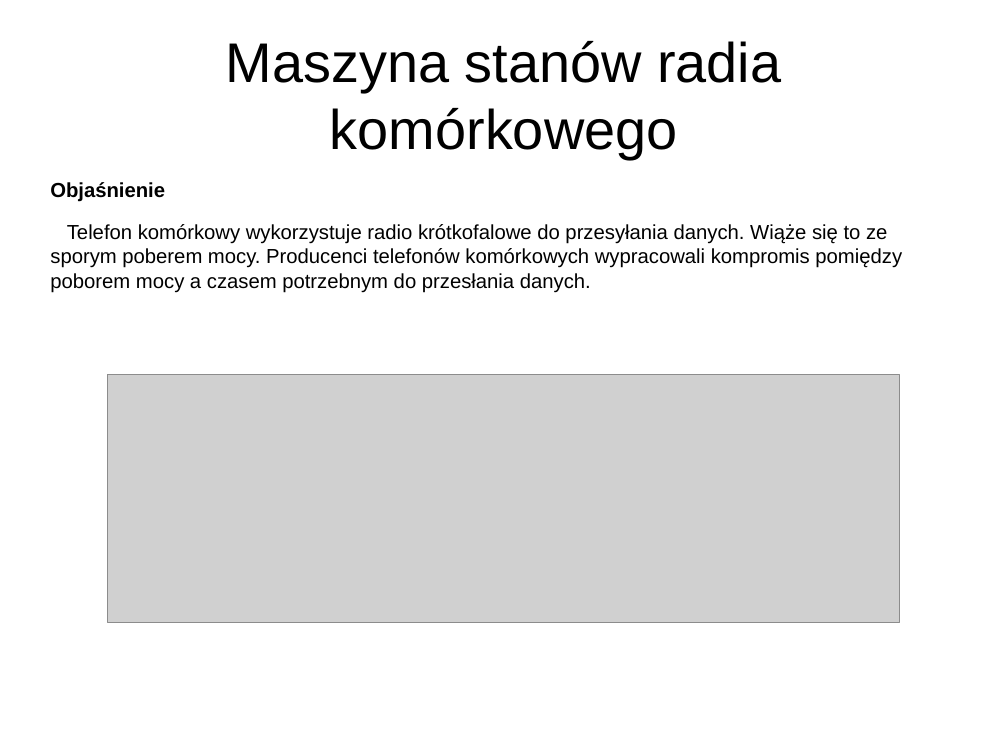
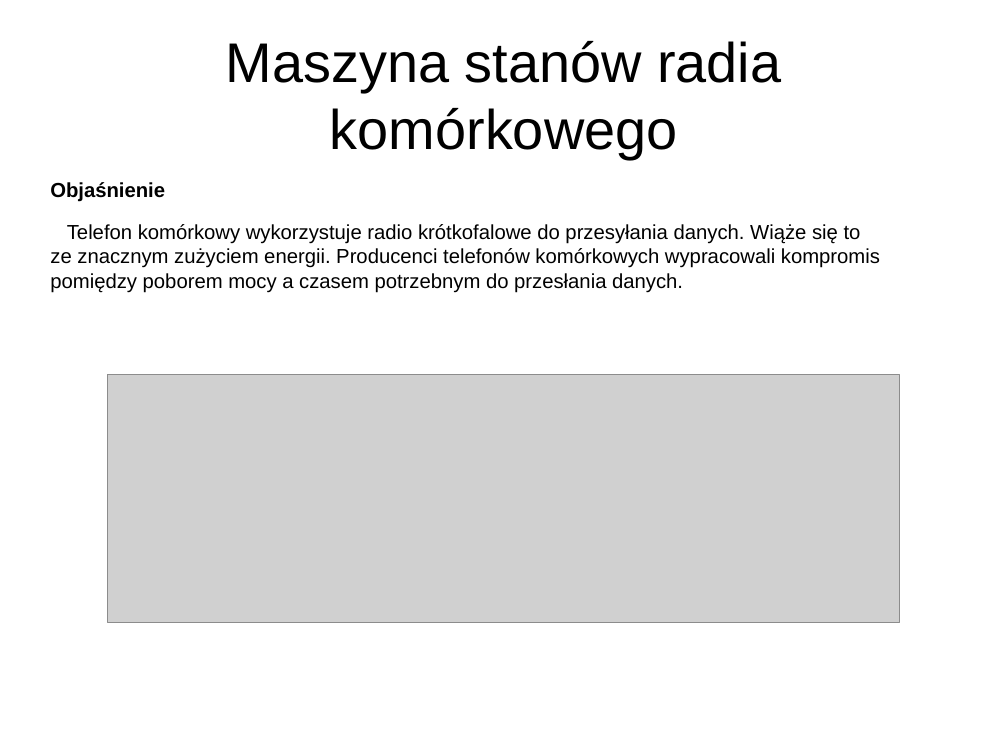
Before and after one commit to aksinghdce/master-thesis, a slide deck: slide 3 of prezentacja.odp. Drawn at 1008x756 pixels with LibreOffice and Linux fonts; fonts in the diff are those of the drawing; grey boxes stand for pictures. Boxes give left, top, right and bottom in pixels: in the first picture for what was removed or moved away, otherwise in the second. Text is boxed around its words. In the diff, an @@ line names an element or a change of style, - is before the commit and + after.

```diff
--- a/prezentacja.odp
+++ b/prezentacja.odp
@@ text at (50, 224, 880, 293): text changed @@
-Telefon komórkowy wykorzystuje radio krótkofalowe do przesyłania danych. Wiąże się to ze sporym poberem mocy. Producenci telefonów komórkowych wypracowali kompromis pomiędzy poborem mocy a czasem potrzebnym do przesłania danych.
+Telefon komórkowy wykorzystuje radio krótkofalowe do przesyłania danych. Wiąże się to
+ze znacznym zużyciem energii. Producenci telefonów komórkowych wypracowali kompromis pomiędzy poborem mocy a czasem potrzebnym do przesłania danych.
```
Also in this commit, not shown: 8 other slides changed.
